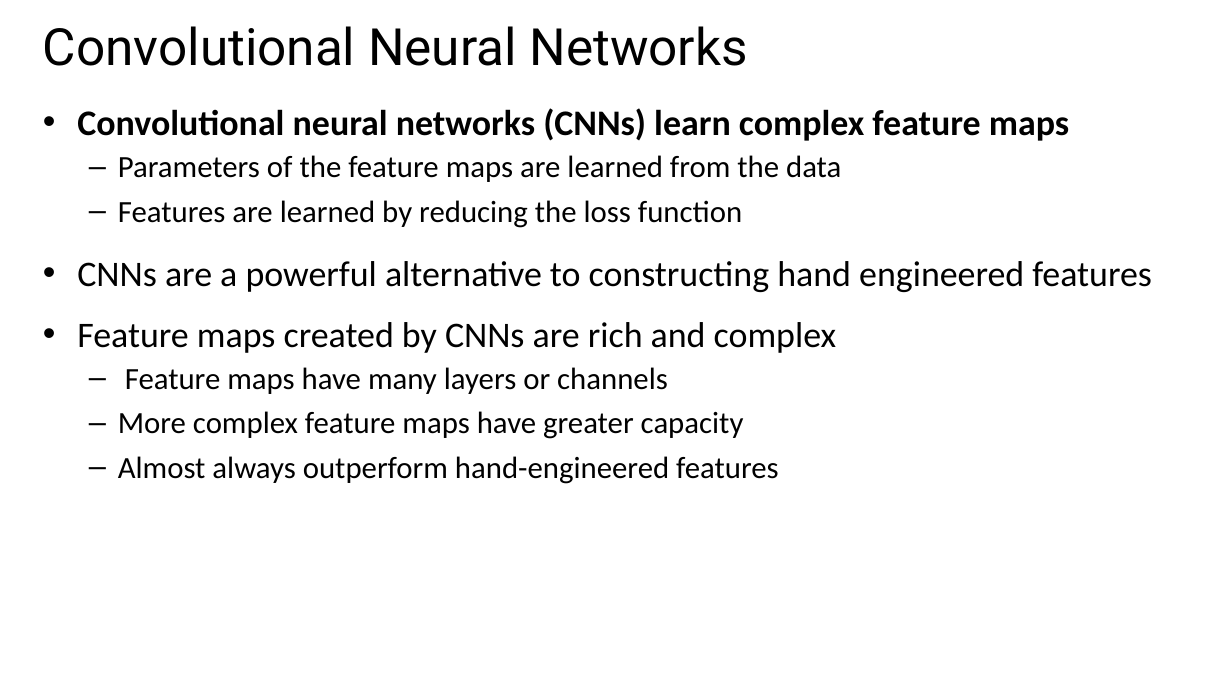
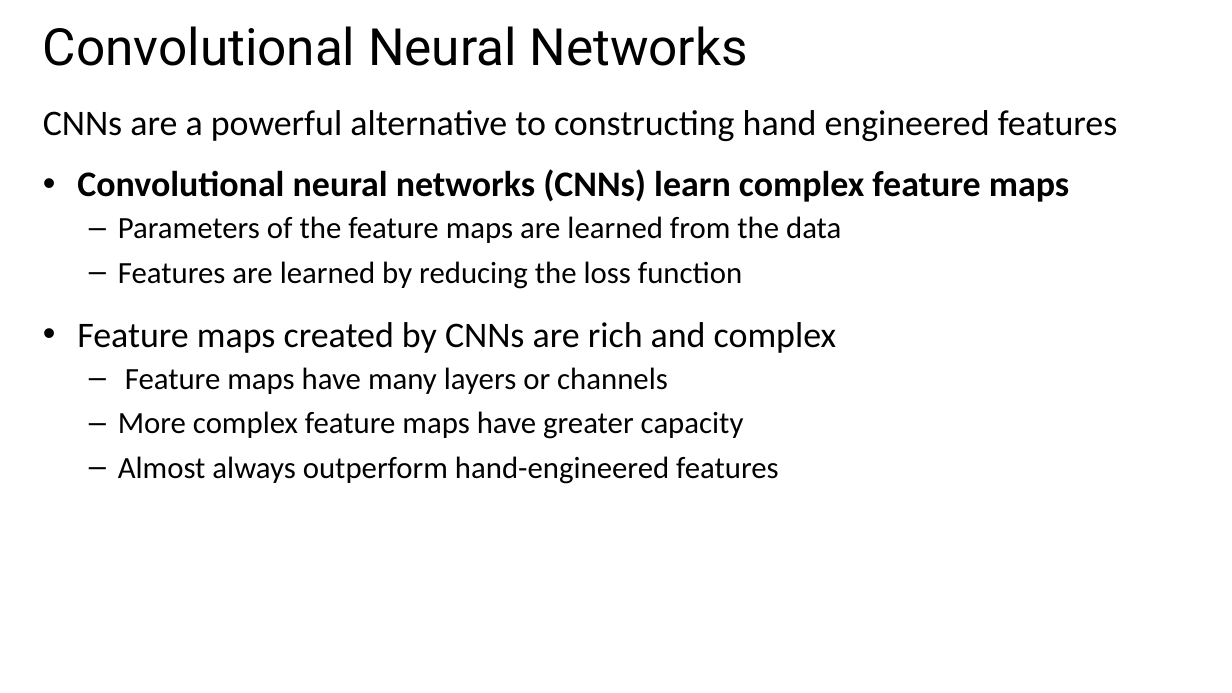
Before and after one commit to StephenElston/CSCI-E25, a slide deck: slide 2 of Slides/6_ConvolutionalNNs.pptx. Drawn at 1232x693 pixels with LibreOffice and Linux fonts; fonts in the diff are those of the drawing. Boxes give left, top, right and bottom in pixels: in the first picture for what was removed or moved away, otherwise in the second. Text is boxed around its words. In the diff, an @@ line names an element or a change of style, - is before the commit and + after.

```diff
--- a/Slides/6_ConvolutionalNNs.pptx
+++ b/Slides/6_ConvolutionalNNs.pptx
@@ text at (43,110,1118,141): paragraph added @@
+CNNs are a powerful alternative to constructing hand engineered features
@@ text at (77,261,1152,292): paragraph removed @@
-• CNNs are a powerful alternative to constructing hand engineered features
```
Also in this commit, not shown: 2 other slides changed, 3 slides added, 1 slide removed.
